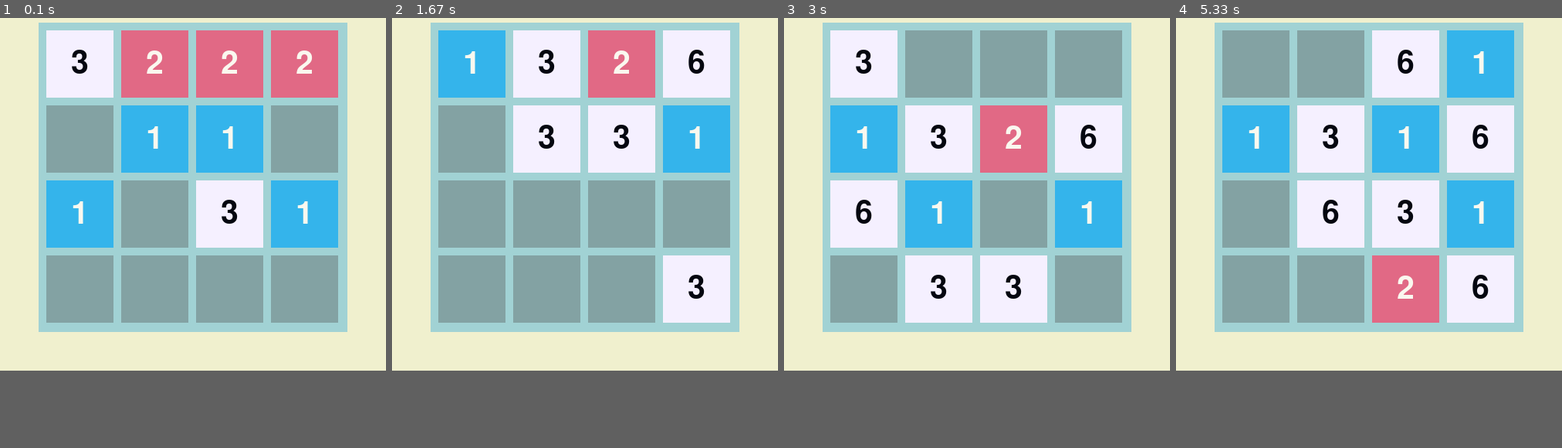
Above: before the commit, frames 1-4 (left to right).
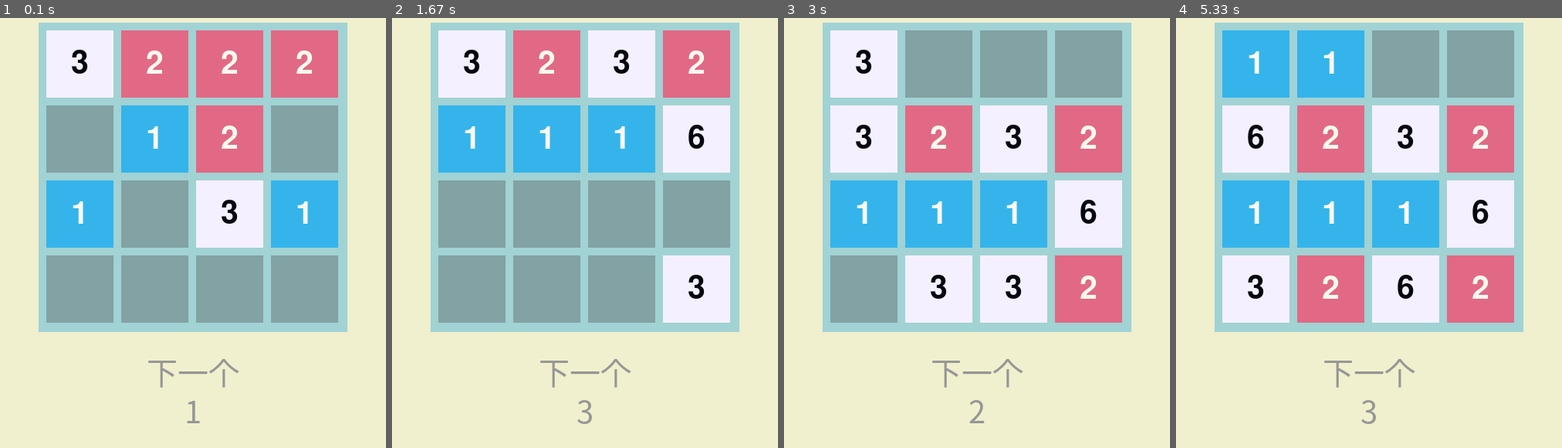
Above: after the commit, the same moments.

Repository: Asassong/the-game-Threes
Game: pygame game, started from threes_pygame.py
Two runs of this game, one before a commit and one after it. Both use one fixed random seed, a clock stepped at 60 frames per second and the inputs below.
Inputs:
- Up to frame 1 (0.1 s): no input
- Up to frame 2 (1.67 s): hold D 0.33-0.8 s; hold W 0.83-1.13 s; hold D 1.17-1.63 s
- Up to frame 3 (3 s): hold A 1.67-2.2 s; hold S 2.23-2.53 s; hold A 2.57-2.97 s
- Up to frame 4 (5.33 s): hold W 3-3.37 s; hold D 3.4-4.03 s; hold S 4.07-4.43 s; hold D from 4.97 s (still down)
In our replay, the window is 500x500 before the commit and 500x600 after it. These sizes can differ from the game's own. Grey fills any space a smaller window leaves; there, only what the larger window draws over its background counts as a difference.

The runs differ from the first frame. In frame 1, 3.0% of the frame differs, in the area x 38-69%, y 20-95%; in frame 2, 22%; in frame 3, 22%; in frame 4, 44%, in the area x 12-88%, y 2-95%.

Commit message:
Add files via upload

Diff:
--- a/threes_console.py
+++ b/threes_console.py
@@ -6,6 +6,7 @@
 
 running = True
 stage = 0
+stage_array = []
 
 
 def main():
@@ -31,7 +32,10 @@
             print("%4s" % turn(tile), end="    ")
         print("\n")
         get_next_num()
-    print("下一个数是:" + turn(stage))
+    if stage <= 0:
+        print("下一个数是:" + turn(stage))
+    else:
+        print("下一个数是:" + " ".join(turn(k)for k in stage_array))
 
 
 def turn(num):
@@ -67,49 +71,70 @@
 
 
 def get_next_num():
-    global stage
+    global stage, stage_array
+    stage_array = []
     if judge_max_number(board) > 3:
-        r_num = random.randrange(1, 5)
-    else:
-        r_num = random.randrange(1, 4)
-    if r_num == 1:
-        stage = -1
-    elif r_num == 2:
-        stage = -2
-    elif r_num == 3:
-        stage = 0  # -1对应1，-2对应2，0对应3
+        r_num = random.randrange(330)
+    else:
+        r_num = random.randrange(315)
+    if r_num < 105:
+        stage_array.append(-1)
+        rate_control()
+    elif r_num < 210:
+        stage_array.append(-2)
+        rate_control()
+    elif r_num < 315:
+        stage_array.append(0)  # -1对应1，-2对应2，0对应3
     else:
         new_stage = judge_max_number(board) - 3
-        if new_stage < 3:
-            stage = random.randrange(1, 1 + new_stage)  # 当stage为4或5，只能产生6或6，12
+        if new_stage == 1:
+            stage_array.append(1)
+        elif new_stage == 2:
+            stage_array.extend([1, 2])
         else:
             new_stage -= 2  # 当stage大于等于6，可能产生多组3个数，先从中挑一组
-            stage = random.randrange(1, 1 + new_stage)
-            stage += random.randrange(0, 3)
+            r_stage = random.randrange(new_stage)
+            stage_array.extend([r_stage + 1, r_stage + 2, r_stage + 3])
+    stage = random.choice(stage_array)
+
+
+def rate_control():
+    minus_one = 0
+    minus_two = 0
+    for i in board:
+        for j in i:
+            if j == -1:
+                minus_one += 1
+            elif j == -2:
+                minus_two += 1
+    if minus_two > minus_one:
+        stage_array.extend([-1]*(minus_two - minus_one))
+    else:
+        stage_array.extend([-2]*(minus_one - minus_two))
 
 
 def move_left():
     empty = []
     num = []
     is_moved = False
-    for i in range(0, 4):   # 1，2合成3，相同合成更高一级
-        for j in range(1, 4):
-            if is_wall(i, j, "left"):
-                if board[i][j] + board[i][j - 1] == -3 and board[i][j] * board[i][j - 1] > 0:
-                    board[i][j - 1] = 0
-                    board[i][j] = -3
-                    num.append(i)
-                elif board[i][j] == board[i][j - 1] and board[i][j] >= 0:
-                    board[i][j - 1] = board[i][j - 1] + 1
-                    board[i][j] = -3
-                    num.append(i)
-    for i in range(0, 4):
-        for j in range(0, 3):
-            if board[i][j] == -3:
-                board[i][j] = board[i][j + 1]
-                board[i][j + 1] = -3
-            if board[i][j] != -3:
-                is_moved = True
+    for i, array in enumerate(board):
+        for j, tile in enumerate(array):
+            if j < 3:
+                if tile == -3 and board[i][j+1] != -3:
+                    board[i][j] = board[i][j+1]
+                    board[i][j+1] = -3
+                    is_moved = True
+                else:
+                    if board[i][j] + board[i][j+1] == -3 and board[i][j] * board[i][j+1] > 0:
+                        board[i][j] = 0
+                        board[i][j+1] = -3
+                        num.append(i)
+                        is_moved = True
+                    elif board[i][j] == board[i][j+1] and board[i][j] >= 0:
+                        board[i][j] = board[i][j] + 1
+                        board[i][j+1] = -3
+                        num.append(i)
+                        is_moved = True
     for i in range(4):
         if board[i][3] == -3:
             if i in num:
@@ -120,30 +145,30 @@
     if is_moved:
         add_tile(empty)
         output()
+    end_game()
 
 
 def move_down():
     empty = []
     num = []
     is_moved = False
-    for i in range(3, 0, -1):   # 1，2合成3，相同合成更高一级
-        for j in range(0, 4):
-            if is_wall(i, j, "down"):
+    for i in range(3, 0, -1):
+        for j, tile in enumerate(board[i]):
+            if tile == -3 and board[i-1][j] != -3:
+                board[i][j] = board[i-1][j]
+                board[i-1][j] = -3
+                is_moved = True
+            else:
                 if board[i][j] + board[i-1][j] == -3 and board[i][j] * board[i-1][j] > 0:
                     board[i][j] = 0
                     board[i-1][j] = -3
                     num.append(j)
+                    is_moved = True
                 elif board[i][j] == board[i-1][j] and board[i][j] >= 0:
                     board[i][j] = board[i][j] + 1
                     board[i-1][j] = -3
                     num.append(j)
-    for i in range(2, -1, -1):
-        for j in range(0, 4):
-            if board[i+1][j] == -3:
-                board[i+1][j] = board[i][j]
-                board[i][j] = -3
-            if board[i+1][j] != -3:
-                is_moved = True
+                    is_moved = True
     for j in range(4):
         if board[0][j] == -3:
             if j in num:
@@ -154,6 +179,7 @@
     if is_moved:
         add_tile(empty)
         output()
+    end_game()
 
 
 def move_right():
@@ -162,22 +188,20 @@
     is_moved = False
     for i in range(0, 4):   # 1，2合成3，相同合成更高一级
         for j in range(3, 0, -1):
-            if is_wall(i, j, "right"):
+            if board[i][j] == -3 and board[i][j-1] != -3:
+                board[i][j], board[i][j-1] = board[i][j-1], board[i][j]
+                is_moved = True
+            else:
                 if board[i][j] + board[i][j-1] == -3 and board[i][j] * board[i][j-1] > 0:
                     board[i][j] = 0
                     board[i][j-1] = -3
                     num.append(i)
+                    is_moved = True
                 elif board[i][j] == board[i][j-1] and board[i][j] >= 0:
                     board[i][j] = board[i][j] + 1
                     board[i][j-1] = -3
                     num.append(i)
-    for i in range(0, 4):
-        for j in range(2, -1, -1):
-            if board[i][j+1] == -3:
-                board[i][j+1] = board[i][j]
-                board[i][j] = -3
-            if board[i][j + 1] != -3:
-                is_moved = True
+                    is_moved = True
     for i in range(4):
         if board[i][0] == -3:
             if i in num:
@@ -188,6 +212,7 @@
     if is_moved:
         add_tile(empty)
         output()
+    end_game()
 
 
 def move_up():
@@ -196,23 +221,21 @@
     is_moved = False
     for i in range(0, 3):   # 1，2合成3，相同合成更高一级
         for j in range(0, 4):
-            if is_wall(i, j, "up"):
+            if board[i][j] == -3 and board[i+1][j] != -3:
+                board[i][j], board[i+1][j] = board[i+1][j], board[i][j]
+                is_moved = True
+            else:
                 if board[i][j] + board[i+1][j] == -3 and board[i+1][j] * board[i][j] > 0:
                     board[i][j] = 0
                     board[i+1][j] = -3
                     num.append(j)
+                    is_moved = True
                 elif board[i][j] == board[i+1][j] and board[i][j] >= 0:
                     board[i][j] = board[i][j] + 1
                     board[i+1][j] = -3
                     num.append(j)
-    for i in range(1, 4):
-        for j in range(0, 4):
-            if board[i-1][j] == -3:
-                board[i-1][j] = board[i][j]
-                board[i][j] = -3
-            if board[i - 1][j] != -3:
-                is_moved = True
-    for j in range(4):      # 如果该行/列有合成，新块生成在该行/列的可能性增加9倍
+                    is_moved = True
+    for j in range(4):
         if board[3][j] == -3:
             if j in num:
                 for a in range(9):
@@ -222,6 +245,48 @@
     if is_moved:
         add_tile(empty)
         output()
+    end_game()
+
+
+def is_end():
+    flag = False
+    for i in board:
+        for j in i:
+            if j == -3:
+                flag = True
+    if flag:
+        return False
+    else:
+        for i in range(3):
+            for j in range(4):
+                if board[i][j] == board[i+1][j] and board[i][j] > -1:
+                    return False
+                else:
+                    if board[i][j] + board[i + 1][j] == -3 and board[i + 1][j] * board[i][j] > 0:
+                        return False
+        for i in range(4):
+            for j in range(3):
+                if board[i][j] == board[i][j+1] and board[i][j] > -1:
+                    return False
+                else:
+                    if board[i][j] + board[i][j+1] == -3 and board[i][j+1] * board[i][j] > 0:
+                        return False
+        return True
+
+
+def end_game():
+    if is_end():
+        print("动不了了")
+        score()
+
+
+def score():
+    sum_score = 0
+    for i in board:
+        for j in i:
+            if j >= 0:
+                sum_score += 3 ** (j + 1)
+    print("您的得分:" + str(sum_score))
 
 
 def key_control():
@@ -233,36 +298,5 @@
     keyboard.wait()
 
 
-def is_wall(i, j, direction):
-    if direction == "left":
-        if j == 1:
-            return True
-        elif j > 1 and board[i][j-1] != -3:
-            return True
-        else:
-            return False
-    elif direction == "down":
-        if i == 3:
-            return True
-        elif i < 3 and board[i+1][j] != -3:
-            return True
-        else:
-            return False
-    elif direction == "right":
-        if j == 3:
-            return True
-        elif j < 3 and board[i][j+1] != -3:
-            return True
-        else:
-            return False
-    elif direction == "up":
-        if i == 0:
-            return True
-        elif i > 0 and board[i-1][j] != -3:
-            return True
-        else:
-            return False
-
-
 if __name__ == "__main__":
     main()
--- a/threes_pygame.py
+++ b/threes_pygame.py
@@ -2,9 +2,9 @@
 import pygame
 import sys
 
-# threes python版 v1.0
+# threes python版 v1.0.9
 """
-待更新： 预览，自动判断结束，下一个数显示，生成新数概率修正
+待更新： 预览
 未知可否更新： 背景图片，动画
 """
 
@@ -13,16 +13,13 @@
 stage = 0
 text = 0
 board = [[-3 for i in range(4)]for j in range(4)]
-screen = pygame.display.set_mode((500, 500))
+stage_array = []
+screen = pygame.display.set_mode((500, 600))
 
 
 def main():
     pygame.init()
     pygame.display.set_caption('Threes')
-    screen.fill((240, 240, 206))
-    rectangle = pygame.Rect(50, 50, 400, 400)
-    pygame.draw.rect(screen, (161, 210, 212), rectangle)
-    pygame.display.update()
     for i in range(9):
         get_next_num()
         add_tile("any")
@@ -38,7 +35,16 @@
 def output():
     render()
     get_next_num()
-    print("下一个数是:" + turn(stage))
+    font = pygame.font.SysFont('microsoftyaheimicrosoftyaheiui', 40)
+    next_text = font.render("下一个", 2, (150, 150, 150))
+    screen.blit(next_text, (250 - next_text.get_width()/2, 500 - next_text.get_height() / 2))
+    if stage <= 0:
+        next_text = font.render(turn(stage), 2, (150, 150, 150))
+    else:
+        s_stage_array = [turn(string) for string in stage_array]
+        next_text = font.render(" ".join(s_stage_array), 2, (150, 150, 150))
+    screen.blit(next_text, (250 - next_text.get_width()/2, 550 - next_text.get_height() / 2))
+    pygame.display.update()
 
 
 def turn(num):
@@ -74,49 +80,70 @@
 
 
 def get_next_num():
-    global stage
+    global stage, stage_array
+    stage_array = []
     if judge_max_number(board) > 3:
-        r_num = random.randrange(1, 5)
-    else:
-        r_num = random.randrange(1, 4)
-    if r_num == 1:
-        stage = -1
-    elif r_num == 2:
-        stage = -2
-    elif r_num == 3:
-        stage = 0  # -1对应1，-2对应2，0对应3
+        r_num = random.randrange(330)
+    else:
+        r_num = random.randrange(315)
+    if r_num < 105:
+        stage_array.append(-1)
+        rate_control()
+    elif r_num < 210:
+        stage_array.append(-2)
+        rate_control()
+    elif r_num < 315:
+        stage_array.append(0)  # -1对应1，-2对应2，0对应3
     else:
         new_stage = judge_max_number(board) - 3
-        if new_stage < 3:
-            stage = random.randrange(1, 1 + new_stage)  # 当stage为4或5，只能产生6或6，12
+        if new_stage == 1:
+            stage_array.append(1)
+        elif new_stage == 2:
+            stage_array.extend([1, 2])
         else:
             new_stage -= 2  # 当stage大于等于6，可能产生多组3个数，先从中挑一组
-            stage = random.randrange(1, 1 + new_stage)
-            stage += random.randrange(0, 3)
+            r_stage = random.randrange(new_stage)
+            stage_array.extend([r_stage + 1, r_stage + 2, r_stage + 3])
+    stage = random.choice(stage_array)
+
+
+def rate_control():
+    minus_one = 0
+    minus_two = 0
+    for i in board:
+        for j in i:
+            if j == -1:
+                minus_one += 1
+            elif j == -2:
+                minus_two += 1
+    if minus_two > minus_one:
+        stage_array.extend([-1]*(minus_two - minus_one))
+    else:
+        stage_array.extend([-2]*(minus_one - minus_two))
 
 
 def move_left():
     empty = []
     num = []
     is_moved = False
-    for i in range(0, 4):   # 1，2合成3，相同合成更高一级
-        for j in range(1, 4):
-            if is_wall(i, j, "left"):
-                if board[i][j] + board[i][j - 1] == -3 and board[i][j] * board[i][j - 1] > 0:
-                    board[i][j - 1] = 0
-                    board[i][j] = -3
-                    num.append(i)
-                elif board[i][j] == board[i][j - 1] and board[i][j] >= 0:
-                    board[i][j - 1] = board[i][j - 1] + 1
-                    board[i][j] = -3
-                    num.append(i)
-    for i in range(0, 4):
-        for j in range(0, 3):
-            if board[i][j] == -3:
-                board[i][j] = board[i][j + 1]
-                board[i][j + 1] = -3
-            if board[i][j] != -3:
-                is_moved = True
+    for i, array in enumerate(board):
+        for j, tile in enumerate(array):
+            if j < 3:
+                if tile == -3 and board[i][j+1] != -3:
+                    board[i][j] = board[i][j+1]
+                    board[i][j+1] = -3
+                    is_moved = True
+                else:
+                    if board[i][j] + board[i][j+1] == -3 and board[i][j] * board[i][j+1] > 0:
+                        board[i][j] = 0
+                        board[i][j+1] = -3
+                        num.append(i)
+                        is_moved = True
+                    elif board[i][j] == board[i][j+1] and board[i][j] >= 0:
+                        board[i][j] = board[i][j] + 1
+                        board[i][j+1] = -3
+                        num.append(i)
+                        is_moved = True
     for i in range(4):
         if board[i][3] == -3:
             if i in num:
@@ -127,30 +154,30 @@
     if is_moved:
         add_tile(empty)
         output()
+    end_game()
 
 
 def move_down():
     empty = []
     num = []
     is_moved = False
-    for i in range(3, 0, -1):   # 1，2合成3，相同合成更高一级
-        for j in range(0, 4):
-            if is_wall(i, j, "down"):
+    for i in range(3, 0, -1):
+        for j, tile in enumerate(board[i]):
+            if tile == -3 and board[i-1][j] != -3:
+                board[i][j] = board[i-1][j]
+                board[i-1][j] = -3
+                is_moved = True
+            else:
                 if board[i][j] + board[i-1][j] == -3 and board[i][j] * board[i-1][j] > 0:
                     board[i][j] = 0
                     board[i-1][j] = -3
                     num.append(j)
+                    is_moved = True
                 elif board[i][j] == board[i-1][j] and board[i][j] >= 0:
                     board[i][j] = board[i][j] + 1
                     board[i-1][j] = -3
                     num.append(j)
-    for i in range(2, -1, -1):
-        for j in range(0, 4):
-            if board[i+1][j] == -3:
-                board[i+1][j] = board[i][j]
-                board[i][j] = -3
-            if board[i+1][j] != -3:
-                is_moved = True
+                    is_moved = True
     for j in range(4):
         if board[0][j] == -3:
             if j in num:
@@ -161,6 +188,7 @@
     if is_moved:
         add_tile(empty)
         output()
+    end_game()
 
 
 def move_right():
@@ -169,22 +197,20 @@
     is_moved = False
     for i in range(0, 4):   # 1，2合成3，相同合成更高一级
         for j in range(3, 0, -1):
-            if is_wall(i, j, "right"):
+            if board[i][j] == -3 and board[i][j-1] != -3:
+                board[i][j], board[i][j-1] = board[i][j-1], board[i][j]
+                is_moved = True
+            else:
                 if board[i][j] + board[i][j-1] == -3 and board[i][j] * board[i][j-1] > 0:
                     board[i][j] = 0
                     board[i][j-1] = -3
                     num.append(i)
+                    is_moved = True
                 elif board[i][j] == board[i][j-1] and board[i][j] >= 0:
                     board[i][j] = board[i][j] + 1
                     board[i][j-1] = -3
                     num.append(i)
-    for i in range(0, 4):
-        for j in range(2, -1, -1):
-            if board[i][j+1] == -3:
-                board[i][j+1] = board[i][j]
-                board[i][j] = -3
-            if board[i][j + 1] != -3:
-                is_moved = True
+                    is_moved = True
     for i in range(4):
         if board[i][0] == -3:
             if i in num:
@@ -195,6 +221,7 @@
     if is_moved:
         add_tile(empty)
         output()
+    end_game()
 
 
 def move_up():
@@ -203,22 +230,20 @@
     is_moved = False
     for i in range(0, 3):   # 1，2合成3，相同合成更高一级
         for j in range(0, 4):
-            if is_wall(i, j, "up"):
+            if board[i][j] == -3 and board[i+1][j] != -3:
+                board[i][j], board[i+1][j] = board[i+1][j], board[i][j]
+                is_moved = True
+            else:
                 if board[i][j] + board[i+1][j] == -3 and board[i+1][j] * board[i][j] > 0:
                     board[i][j] = 0
                     board[i+1][j] = -3
                     num.append(j)
+                    is_moved = True
                 elif board[i][j] == board[i+1][j] and board[i][j] >= 0:
                     board[i][j] = board[i][j] + 1
                     board[i+1][j] = -3
                     num.append(j)
-    for i in range(1, 4):
-        for j in range(0, 4):
-            if board[i-1][j] == -3:
-                board[i-1][j] = board[i][j]
-                board[i][j] = -3
-            if board[i - 1][j] != -3:
-                is_moved = True
+                    is_moved = True
     for j in range(4):
         if board[3][j] == -3:
             if j in num:
@@ -229,6 +254,7 @@
     if is_moved:
         add_tile(empty)
         output()
+    end_game()
 
 
 def key_control():
@@ -249,40 +275,12 @@
                 move_right()
 
 
-def is_wall(i, j, direction):
-    if direction == "left":
-        if j == 1:
-            return True
-        elif j > 1 and board[i][j-1] != -3:
-            return True
-        else:
-            return False
-    elif direction == "down":
-        if i == 3:
-            return True
-        elif i < 3 and board[i+1][j] != -3:
-            return True
-        else:
-            return False
-    elif direction == "right":
-        if j == 3:
-            return True
-        elif j < 3 and board[i][j+1] != -3:
-            return True
-        else:
-            return False
-    elif direction == "up":
-        if i == 0:
-            return True
-        elif i > 0 and board[i-1][j] != -3:
-            return True
-        else:
-            return False
-
-
 def render():
     global text     # 非全局变量时 weak warning 运行正常
     font = pygame.font.SysFont('comicsans', 61)
+    screen.fill((240, 240, 206))
+    rectangle = pygame.Rect(50, 50, 400, 400)
+    pygame.draw.rect(screen, (161, 210, 212), rectangle)
     for i, array in enumerate(board):  # i 序号 array 数组
         for j, tile in enumerate(array):  # j 序号 tile 元素
             if tile == -3:
@@ -306,5 +304,53 @@
             pygame.display.update()
 
 
+def is_end():
+    flag = False
+    for i in board:
+        for j in i:
+            if j == -3:
+                flag = True
+    if flag:
+        return False
+    else:
+        for i in range(3):
+            for j in range(4):
+                if board[i][j] == board[i+1][j] and board[i][j] > -1:
+                    return False
+                else:
+                    if board[i][j] + board[i + 1][j] == -3 and board[i + 1][j] * board[i][j] > 0:
+                        return False
+        for i in range(4):
+            for j in range(3):
+                if board[i][j] == board[i][j+1] and board[i][j] > -1:
+                    return False
+                else:
+                    if board[i][j] + board[i][j+1] == -3 and board[i][j+1] * board[i][j] > 0:
+                        return False
+        return True
+
+
+def score():
+    sum_score = 0
+    for i in board:
+        for j in i:
+            if j >= 0:
+                sum_score += 3 ** (j + 1)
+    font = pygame.font.SysFont('comicsans', 50)
+    next_text = font.render("score:" + str(sum_score), 2, (150, 150, 150))
+    screen.blit(next_text, (250 - next_text.get_width()/2, 500 - next_text.get_height() / 2))
+    pygame.display.update()
+
+
+def end_game():
+    if is_end():
+        render()
+        font = pygame.font.SysFont('microsoftyaheimicrosoftyaheiui', 40)
+        next_text = font.render("动不了了", 2, (150, 150, 150))
+        screen.blit(next_text, (250 - next_text.get_width()/2, 550 - next_text.get_height() / 2))
+        pygame.display.update()
+        score()
+
+
 if __name__ == "__main__":
     main()
